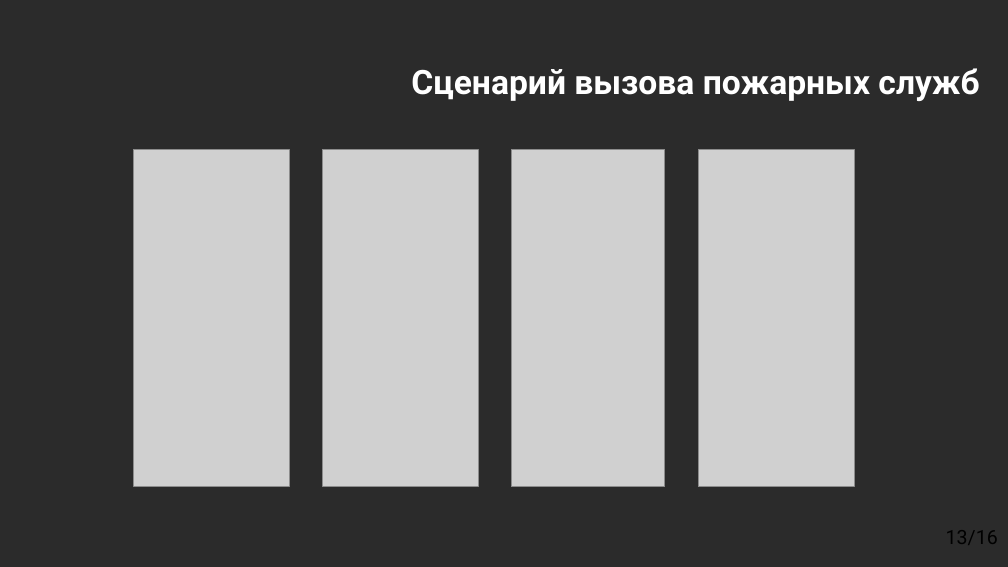
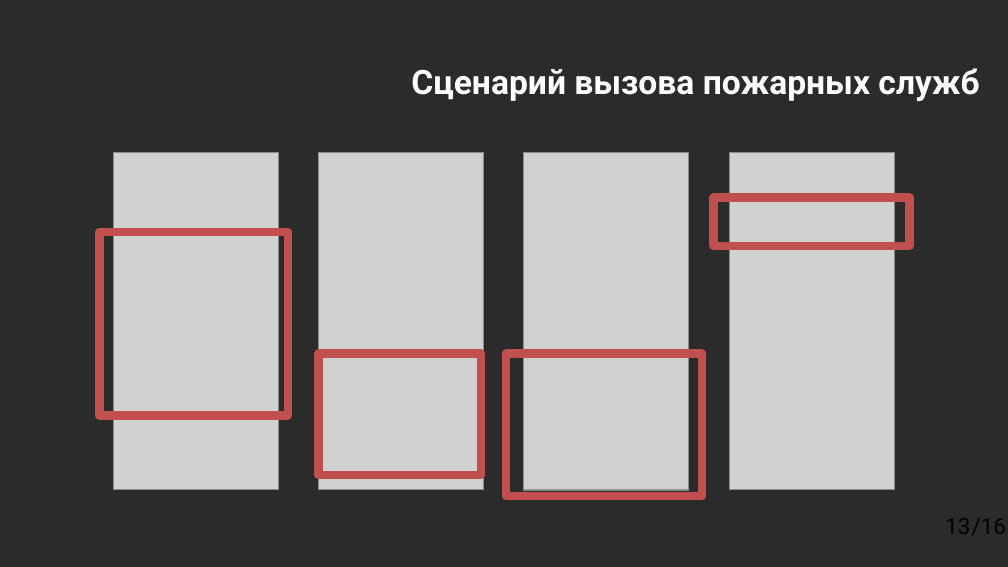
Before and after one commit to BRKot/DiplomGit, a slide deck: slide 13 of Пантелеевы Артём.pptx. Drawn at 1008x567 pixels with LibreOffice and Linux fonts; fonts in the diff are those of the drawing; grey boxes stand for pictures; background and template pictures are left out; a plain dark background stands for a picture behind light text. Boxes give left, top, right and bottom in pixels: in the first picture for what was removed or moved away, otherwise in the second. Text is boxed around its words. In the diff, an @@ line names an element or a change of style, - is before the commit and + after.

```diff
--- a/Пантелеевы Артём.pptx
+++ b/Пантелеевы Артём.pptx
@@ picture: place and size @@
-picture at <box>134,149,289,486</box>
+picture at <box>113,153,278,490</box>
@@ picture: place and size @@
-picture at <box>323,149,478,486</box>
+picture at <box>319,153,484,490</box>
@@ picture: place and size @@
-picture at <box>511,149,665,486</box>
+picture at <box>523,153,688,490</box>
@@ picture: place and size @@
-picture at <box>699,149,855,486</box>
+picture at <box>729,153,894,490</box>
@@ rectangle added at <box>714,198,910,246</box>, outline #C0504D 6 pt @@
@@ rectangle added at <box>100,232,288,415</box>, outline #C0504D 6 pt @@
@@ rectangle added at <box>319,354,481,476</box>, outline #C0504D 6 pt @@
@@ rectangle added at <box>506,354,703,497</box>, outline #C0504D 6 pt @@
@@ text "/16" at <box>945,518,1005,535</box>: vertical alignment top to middle @@
@@ text at <box>945,518,1005,535</box>: text changed; size 14 to 16 pt @@
-13/16
+/16
@@ page number added at <box>945,518,1005,535</box>, 16 pt, text #000000 @@
+13
```
Also in this commit, not shown: 15 other slides changed, 14 other files.
